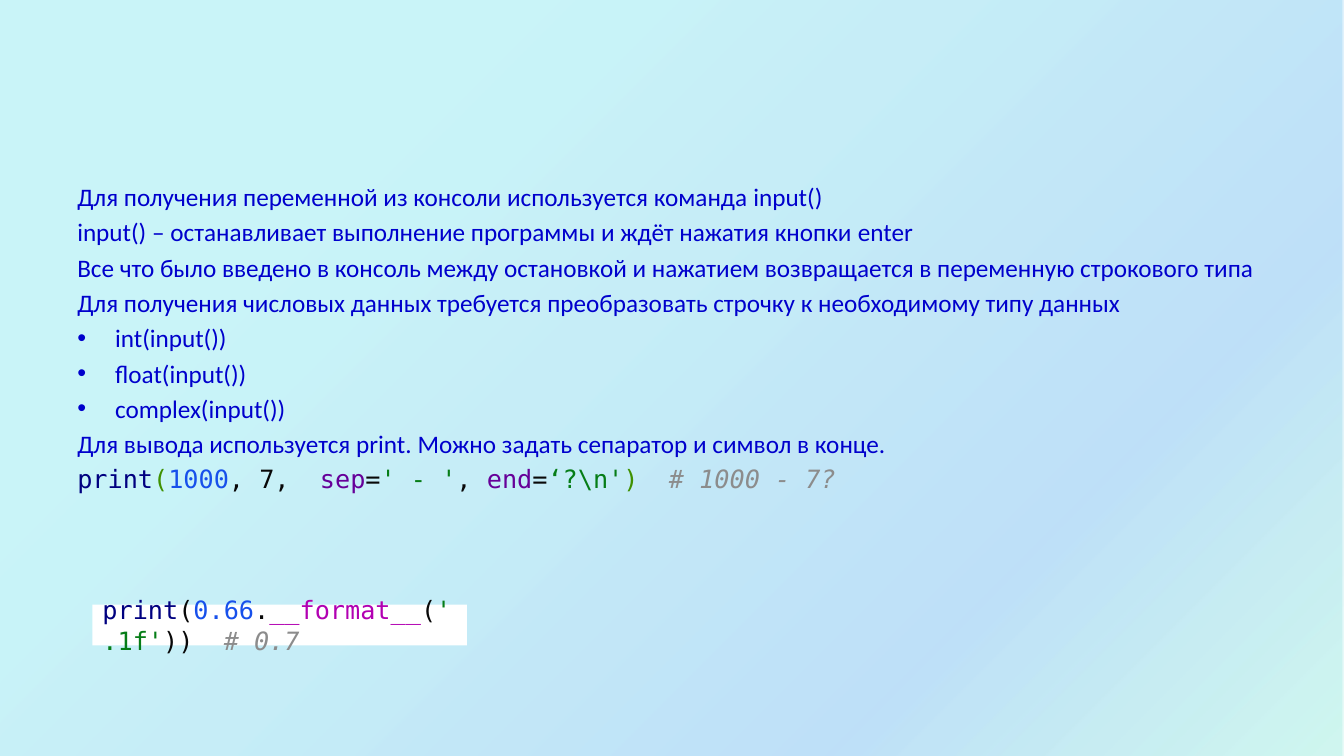
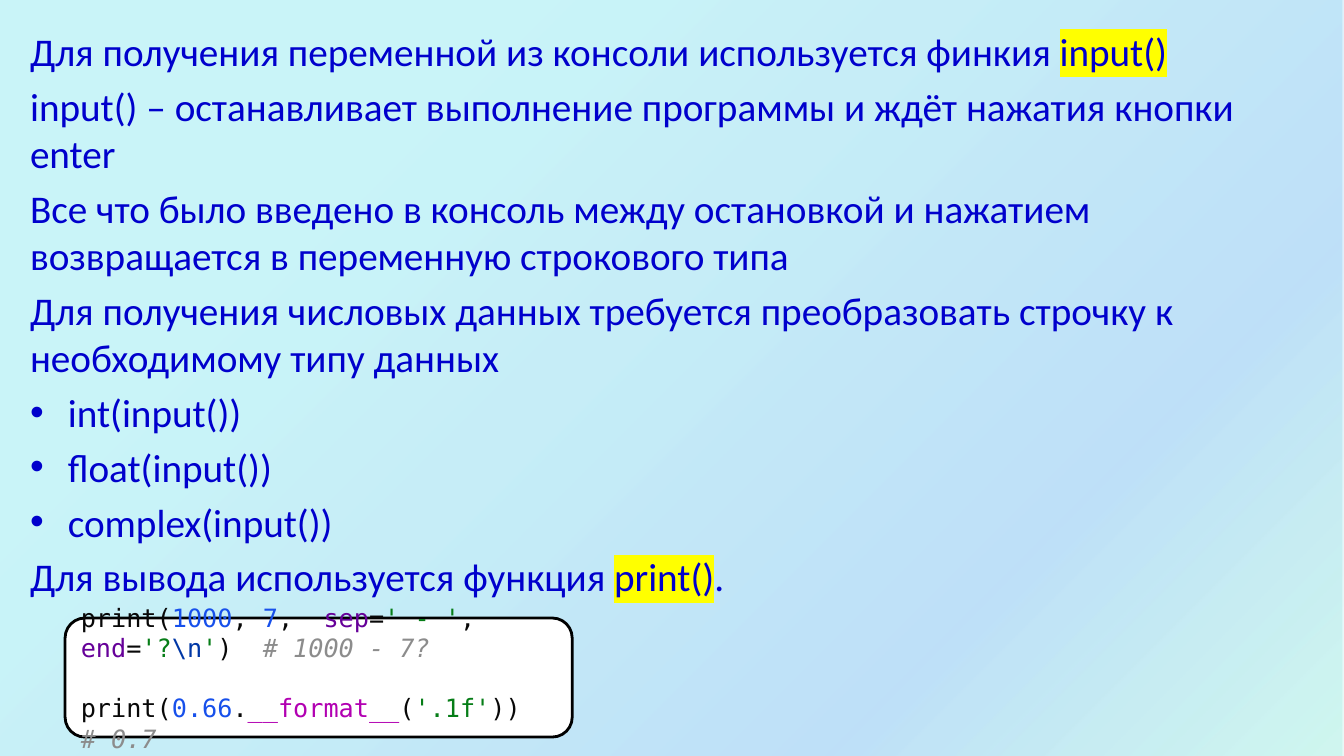
Before and after one commit to divorcehehehe/python, a slide deck: slide 10 of lesson01/Introduction.pptx. Drawn at 1344x756 pixels with LibreOffice and Linux fonts; fonts in the diff are those of the drawing; background and template pictures are left out. Boxes give left, top, right and bottom in pixels: in the first picture for what was removed or moved away, otherwise in the second. Text is boxed around its words. In the diff, an @@ line names an element or a change of style, - is before the commit and + after.

```diff
--- a/lesson01/Introduction.pptx
+++ b/lesson01/Introduction.pptx
@@ text "Для получения переменной из консоли ...": place and size @@
-text "Для получения переменной из консоли ..." at [77,187,1253,494]
+text "Для получения переменной из консоли ..." at [30,33,1233,602]
@@ text at [30,33,1168,76]: text changed; size 18 to 28 pt @@
-Для получения переменной из консоли используется команда input()
+Для получения переменной из консоли используется финкия input()
@@ text at [30,92,1233,544]: size 18 to 28 pt in "input() – останавливает выполнение программы и ждёт ...", "Все что было введено в консоль между ...", "Для получения числовых данных требуется преобразовать строчк ...", "int(input())" and 2 more places; more space between paragraphs @@
@@ text at [30,559,724,602]: text changed; size 18 to 28 pt @@
-Для вывода используется print. Можно задать сепаратор и символ в конце.
-print(1000, 7, sep=' - ', end=‘?\n') # 1000 - 7?
+Для вывода используется функция print().
@@ rounded rectangle added at [66,618,573,737], fill #FFFFFF, outline #000000 2 pt, 18 pt, text #080808 @@
+print(1000, 7, sep=' - ', end='?\n') # 1000 - 7?
+print(0.66.__format__('.1f')) # 0.7
@@ rectangle removed at [93,605,468,645] @@
-print(0.66.__format__('.1f')) # 0.7
```
Also in this commit, not shown: 14 other slides changed, 1 slide added, 39 slides removed.
